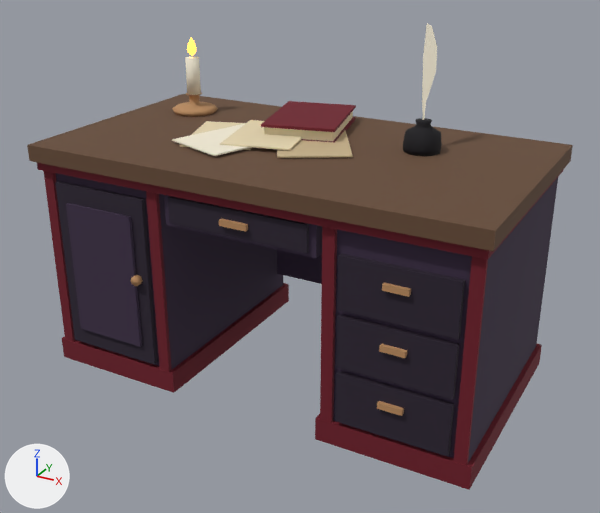
An edit to the glTF model art/models/desk.glb, drawn before and after from the same camera.
One viewpoint serves both versions: a 50 mm camera at (0.815, -1.796, 1.006) aimed at (0.021, -0.353, 0.284). The lights are fixed; the arrows at lower left show +X, +Y and +Z. The first picture is the older version. Vertices at exactly the same position are counted once.

The first picture shows 'desk'.
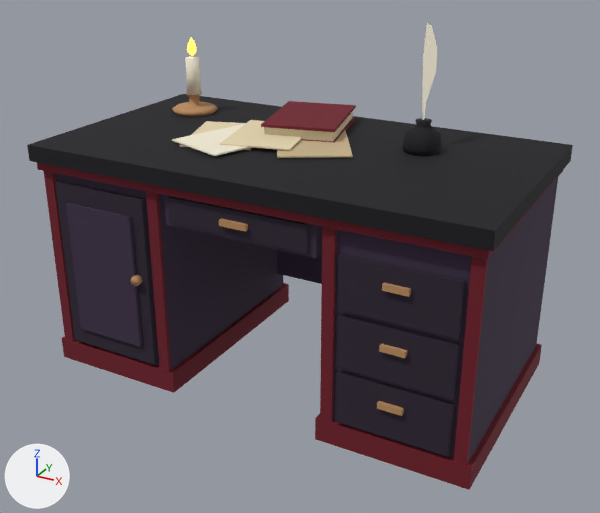
Boxes [x1, y1, x2, y2] around the edits, measured in the pictures (600 x 513 px):
part 1 of me_desk, recoloured (brown to black)
    both: [27, 94, 573, 251]

The edits, one by one:
Material 'tex_interior__wood_planks' (mat_tex_interior__wood_planks) is new.
Its base color is (0.00402, 0.00304, 0.00605) (black #0d0a12).
Its roughness is 0.85.
me_desk has 458 vertices, 776 faces and spans x -0.5..0.5, y -0.59..-0.04, z 0.0..0.765.
me_desk is used by ob_desk; location (0.0, 0.0, 0.0).
me_desk part 1: all 12 faces that had it switch from mat_pal_walnut (brown #664a35) to mat_tex_interior__wood_planks (black #0d0a12).
